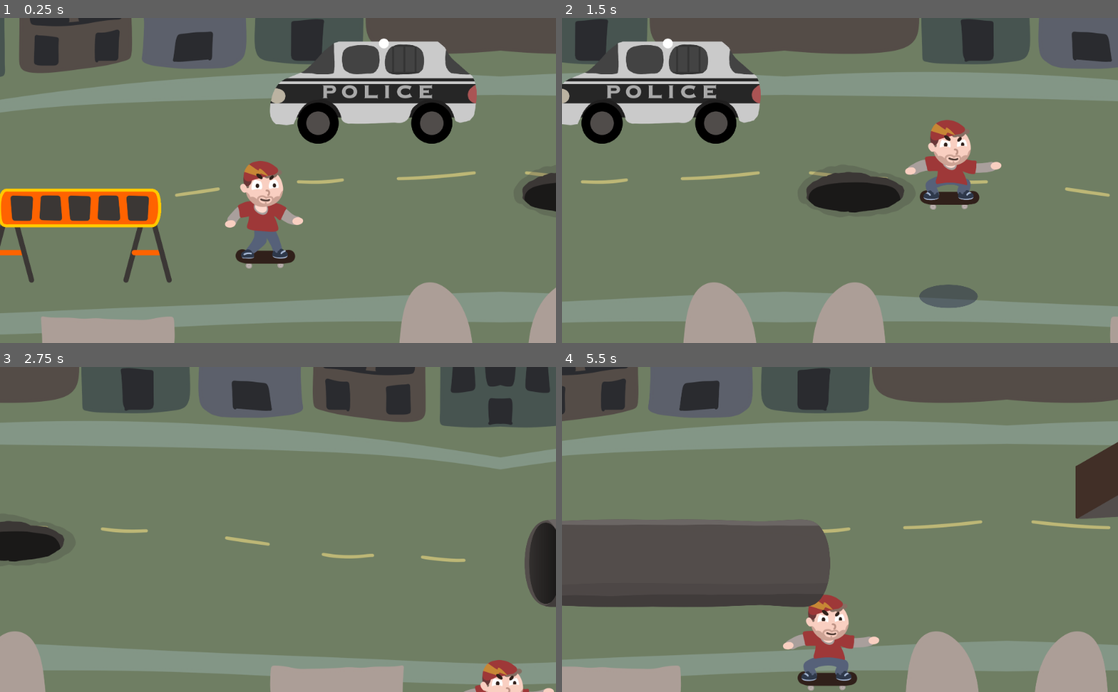
Above: before the commit, frames 1-4 (two rows, left to right).
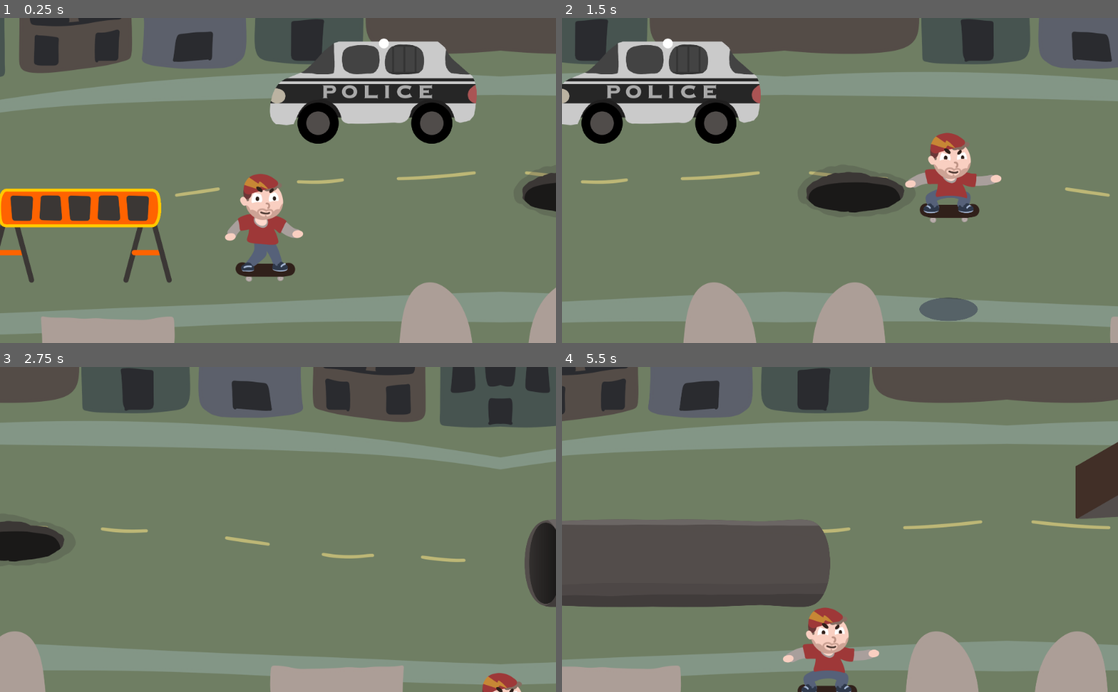
Above: after the commit, the same moments.

Repository: proximadams/The-Radical-Adventures-of-Chris-Pointon
Game: Godot game, scene res://scenes/Level.tscn
Same seed, same stepped clock (60 frames per second), same inputs: the game is played once before the commit and once after it.
Inputs:
- Up to frame 1 (0.25 s): no input
- Up to frame 2 (1.5 s): hold D (move_right) 0.53-1.28 s; hold Down (shift_crouch) 0.53-1.28 s; tap Up (shift_jump) at 0.77 s; hold S (move_down) from 1.28 s (still down); tap Down (shift_crouch) at 1.35 s
- Up to frame 3 (2.75 s): tap Up (shift_jump) at 1.52 s; release S (move_down) at 2.03 s; hold D (move_right) from 2.03 s (still down); hold Down (shift_crouch) from 2.03 s (still down)
- Up to frame 4 (5.5 s): release D (move_right) at 2.78 s; release Down (shift_crouch) at 2.78 s; hold W (move_up) 2.78-3.53 s; tap Down (shift_crouch) at 2.85, 4.35 s; tap Up (shift_jump) at 3.02, 3.77, 4.52 s; hold Down (shift_crouch) 3.53-4.28 s; hold A (move_left) 3.53-5.03 s; hold S (move_down) from 5.03 s (still down); hold Down (shift_crouch) from 5.03 s (still down)

The runs differ from the first frame. In frame 1, 2.8% of the frame differs, in the area x 40-55%, y 44-82%; in frame 2, 3.6%, in the area x 61-79%, y 31-94%; in frame 3, 0.7%; in frame 4, 2.7%.

Commit message:
added grind animations

Diff:
--- a/scenes/Level.tscn
+++ b/scenes/Level.tscn
@@ -262,6 +262,230 @@
 "values": [ Vector2( -16, -198 ) ]
 }
 
+[sub_resource type="Animation" id=31]
+resource_name = "grind_back"
+step = 0.05
+tracks/0/type = "value"
+tracks/0/path = NodePath("ChrisHolder:position")
+tracks/0/interp = 1
+tracks/0/loop_wrap = true
+tracks/0/imported = false
+tracks/0/enabled = true
+tracks/0/keys = {
+"times": PoolRealArray( 0 ),
+"transitions": PoolRealArray( 1 ),
+"update": 0,
+"values": [ Vector2( 1.36422e-12, -270 ) ]
+}
+tracks/1/type = "value"
+tracks/1/path = NodePath("ChrisHolder/Skateboard:frame")
+tracks/1/interp = 1
+tracks/1/loop_wrap = true
+tracks/1/imported = false
+tracks/1/enabled = true
+tracks/1/keys = {
+"times": PoolRealArray( 0, 0.1 ),
+"transitions": PoolRealArray( 1, 1 ),
+"update": 1,
+"values": [ 0, 9 ]
+}
+tracks/2/type = "value"
+tracks/2/path = NodePath("ChrisHolder/Legs:frame")
+tracks/2/interp = 1
+tracks/2/loop_wrap = true
+tracks/2/imported = false
+tracks/2/enabled = true
+tracks/2/keys = {
+"times": PoolRealArray( 0, 0.05 ),
+"transitions": PoolRealArray( 1, 1 ),
+"update": 1,
+"values": [ 8, 12 ]
+}
+tracks/3/type = "value"
+tracks/3/path = NodePath("ChrisHolder/Upper:frame")
+tracks/3/interp = 1
+tracks/3/loop_wrap = true
+tracks/3/imported = false
+tracks/3/enabled = true
+tracks/3/keys = {
+"times": PoolRealArray( 0, 0.05, 0.1, 0.2, 0.3, 0.4 ),
+"transitions": PoolRealArray( 1, 1, 1, 1, 1, 1 ),
+"update": 1,
+"values": [ 5, 4, 0, 3, 7, 3 ]
+}
+tracks/4/type = "value"
+tracks/4/path = NodePath("ShadowHolder:modulate")
+tracks/4/interp = 1
+tracks/4/loop_wrap = true
+tracks/4/imported = false
+tracks/4/enabled = true
+tracks/4/keys = {
+"times": PoolRealArray( 0 ),
+"transitions": PoolRealArray( 1 ),
+"update": 0,
+"values": [ Color( 1, 1, 1, 0.627451 ) ]
+}
+tracks/5/type = "value"
+tracks/5/path = NodePath("ShadowHolder:scale")
+tracks/5/interp = 1
+tracks/5/loop_wrap = true
+tracks/5/imported = false
+tracks/5/enabled = true
+tracks/5/keys = {
+"times": PoolRealArray( 0 ),
+"transitions": PoolRealArray( 1 ),
+"update": 0,
+"values": [ Vector2( 0.5, 0.5 ) ]
+}
+tracks/6/type = "value"
+tracks/6/path = NodePath("ChrisHolder/Skateboard:position")
+tracks/6/interp = 1
+tracks/6/loop_wrap = true
+tracks/6/imported = false
+tracks/6/enabled = true
+tracks/6/keys = {
+"times": PoolRealArray( 0 ),
+"transitions": PoolRealArray( 1 ),
+"update": 0,
+"values": [ Vector2( -16, -198 ) ]
+}
+tracks/7/type = "value"
+tracks/7/path = NodePath("ChrisHolder/Legs:position")
+tracks/7/interp = 1
+tracks/7/loop_wrap = true
+tracks/7/imported = false
+tracks/7/enabled = true
+tracks/7/keys = {
+"times": PoolRealArray( 0 ),
+"transitions": PoolRealArray( 1 ),
+"update": 0,
+"values": [ Vector2( -16, -198 ) ]
+}
+tracks/8/type = "value"
+tracks/8/path = NodePath("ChrisHolder/Upper:position")
+tracks/8/interp = 1
+tracks/8/loop_wrap = true
+tracks/8/imported = false
+tracks/8/enabled = true
+tracks/8/keys = {
+"times": PoolRealArray( 0 ),
+"transitions": PoolRealArray( 1 ),
+"update": 0,
+"values": [ Vector2( -16, -198 ) ]
+}
+
+[sub_resource type="Animation" id=32]
+resource_name = "grind_forward"
+step = 0.05
+tracks/0/type = "value"
+tracks/0/path = NodePath("ChrisHolder:position")
+tracks/0/interp = 1
+tracks/0/loop_wrap = true
+tracks/0/imported = false
+tracks/0/enabled = true
+tracks/0/keys = {
+"times": PoolRealArray( 0 ),
+"transitions": PoolRealArray( 1 ),
+"update": 0,
+"values": [ Vector2( 1.36422e-12, -270 ) ]
+}
+tracks/1/type = "value"
+tracks/1/path = NodePath("ChrisHolder/Skateboard:frame")
+tracks/1/interp = 1
+tracks/1/loop_wrap = true
+tracks/1/imported = false
+tracks/1/enabled = true
+tracks/1/keys = {
+"times": PoolRealArray( 0, 0.1 ),
+"transitions": PoolRealArray( 1, 1 ),
+"update": 1,
+"values": [ 0, 8 ]
+}
+tracks/2/type = "value"
+tracks/2/path = NodePath("ChrisHolder/Legs:frame")
+tracks/2/interp = 1
+tracks/2/loop_wrap = true
+tracks/2/imported = false
+tracks/2/enabled = true
+tracks/2/keys = {
+"times": PoolRealArray( 0, 0.05 ),
+"transitions": PoolRealArray( 1, 1 ),
+"update": 1,
+"values": [ 8, 14 ]
+}
+tracks/3/type = "value"
+tracks/3/path = NodePath("ChrisHolder/Upper:frame")
+tracks/3/interp = 1
+tracks/3/loop_wrap = true
+tracks/3/imported = false
+tracks/3/enabled = true
+tracks/3/keys = {
+"times": PoolRealArray( 0, 0.05, 0.1, 0.2, 0.3, 0.4 ),
+"transitions": PoolRealArray( 1, 1, 1, 1, 1, 1 ),
+"update": 1,
+"values": [ 5, 4, 0, 2, 6, 2 ]
+}
+tracks/4/type = "value"
+tracks/4/path = NodePath("ShadowHolder:modulate")
+tracks/4/interp = 1
+tracks/4/loop_wrap = true
+tracks/4/imported = false
+tracks/4/enabled = true
+tracks/4/keys = {
+"times": PoolRealArray( 0 ),
+"transitions": PoolRealArray( 1 ),
+"update": 0,
+"values": [ Color( 1, 1, 1, 0.627451 ) ]
+}
+tracks/5/type = "value"
+tracks/5/path = NodePath("ShadowHolder:scale")
+tracks/5/interp = 1
+tracks/5/loop_wrap = true
+tracks/5/imported = false
+tracks/5/enabled = true
+tracks/5/keys = {
+"times": PoolRealArray( 0 ),
+"transitions": PoolRealArray( 1 ),
+"update": 0,
+"values": [ Vector2( 0.5, 0.5 ) ]
+}
+tracks/6/type = "value"
+tracks/6/path = NodePath("ChrisHolder/Skateboard:position")
+tracks/6/interp = 1
+tracks/6/loop_wrap = true
+tracks/6/imported = false
+tracks/6/enabled = true
+tracks/6/keys = {
+"times": PoolRealArray( 0 ),
+"transitions": PoolRealArray( 1 ),
+"update": 0,
+"values": [ Vector2( -16, -198 ) ]
+}
+tracks/7/type = "value"
+tracks/7/path = NodePath("ChrisHolder/Legs:position")
+tracks/7/interp = 1
+tracks/7/loop_wrap = true
+tracks/7/imported = false
+tracks/7/enabled = true
+tracks/7/keys = {
+"times": PoolRealArray( 0 ),
+"transitions": PoolRealArray( 1 ),
+"update": 0,
+"values": [ Vector2( -16, -198 ) ]
+}
+tracks/8/type = "value"
+tracks/8/path = NodePath("ChrisHolder/Upper:position")
+tracks/8/interp = 1
+tracks/8/loop_wrap = true
+tracks/8/imported = false
+tracks/8/enabled = true
+tracks/8/keys = {
+"times": PoolRealArray( 0 ),
+"transitions": PoolRealArray( 1 ),
+"update": 0,
+"values": [ Vector2( -16, -198 ) ]
+}
+
 [sub_resource type="Animation" id=30]
 resource_name = "hold_back"
 length = 0.2
@@ -1290,7 +1514,7 @@
 anims/move = SubResource( 9 )
 
 [node name="Player" type="Node2D" parent="."]
-position = Vector2( 487, 462 )
+position = Vector2( 487, 486 )
 scale = Vector2( 0.5, 0.5 )
 script = ExtResource( 2 )
 
@@ -1324,6 +1548,8 @@
 [node name="VisualAnimationPlayer" type="AnimationPlayer" parent="Player"]
 autoplay = "idle"
 anims/RESET = SubResource( 17 )
+anims/grind_back = SubResource( 31 )
+anims/grind_forward = SubResource( 32 )
 anims/hold_back = SubResource( 30 )
 anims/hold_forward = SubResource( 29 )
 anims/idle = SubResource( 18 )
Binary file changed: images/chris/LegsSheet.png
Not shown: 1 places in scenes/Level.tscn that only renumber resources
Not shown, changed: images/.DS_Store
Not shown, changed: images/chris/LegsSheet.png~
